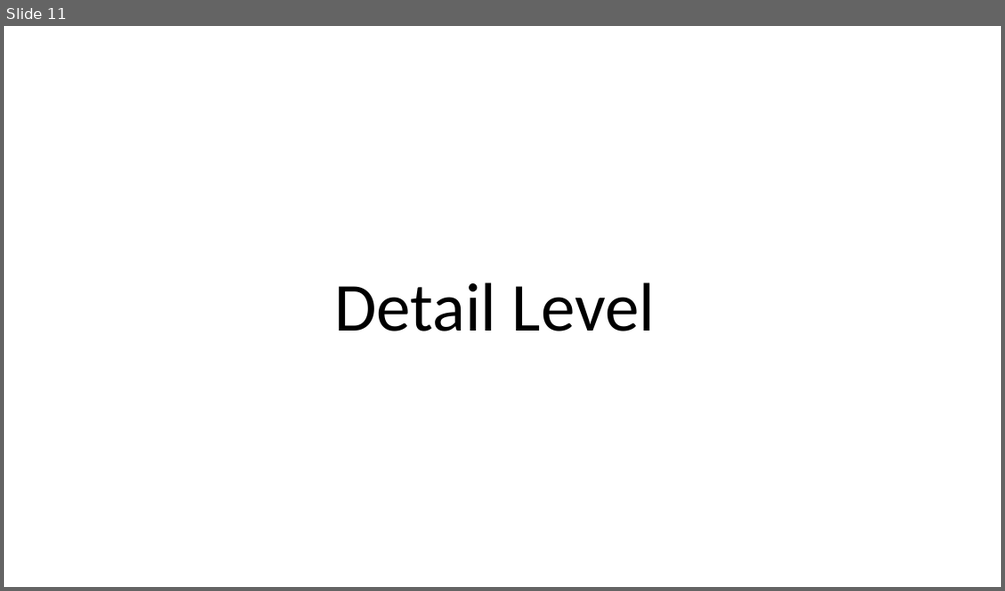
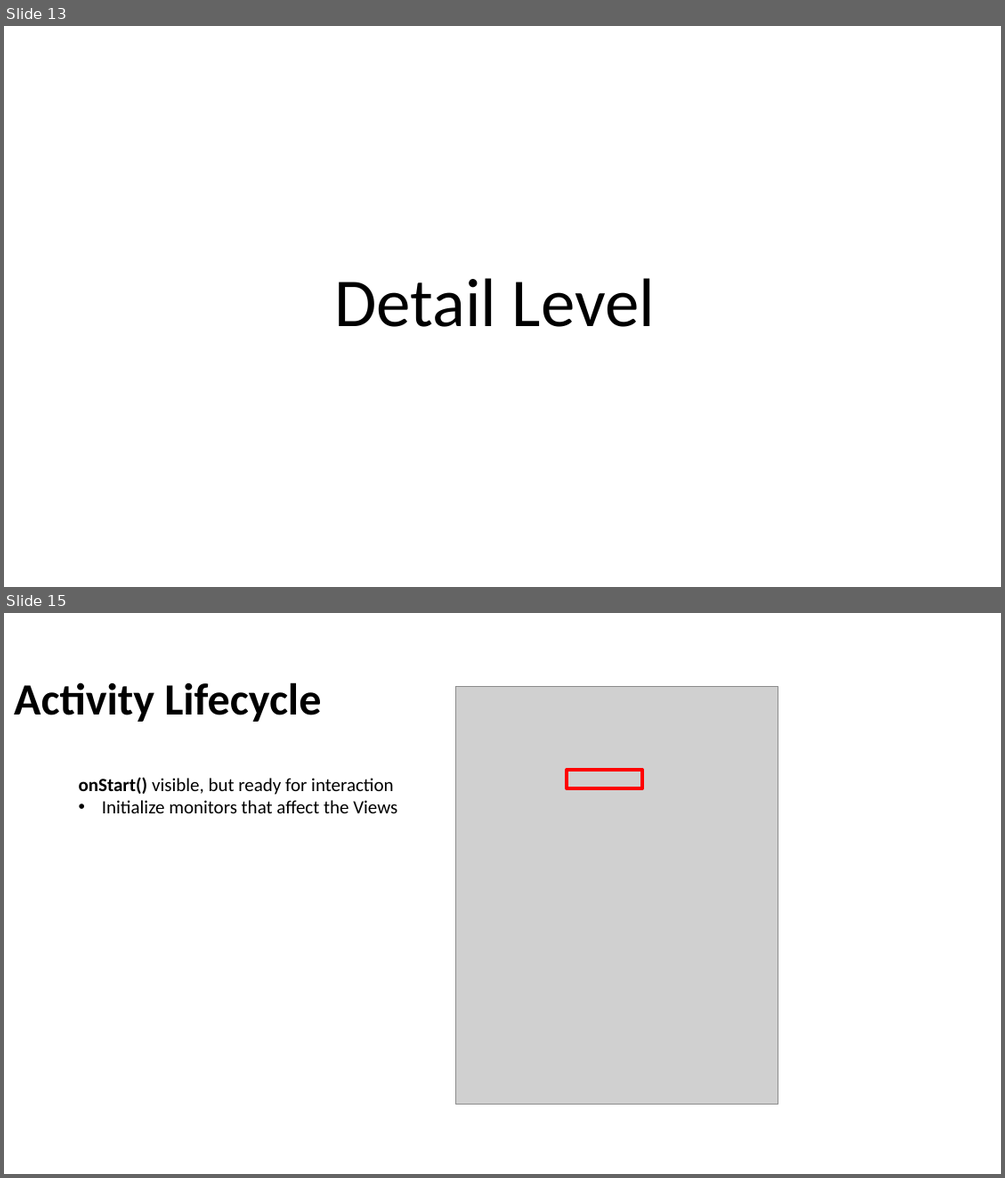
Before and after one commit to Batch-xx/Android-Lunch-Learn, a slide deck: slides/Android Studio_Activities_Fragments.pptx. Shown one above the other, each under a label of ours: slide 11 before the commit, slides 13 and 15 after it; the slides between them are not shown. The pictures are 1005x591 and 1005x1178 pixels, drawn with LibreOffice and Linux fonts; fonts in the diff are those of the drawing; grey boxes stand for pictures; background and template pictures are left out. Boxes give left, top, right and bottom in pixels: in the first picture for what was removed or moved away, otherwise in the second. Text is boxed around its words. In the diff, an @@ line names an element or a change of style, - is before the commit and + after.

Commit message:
Added activity lifecycle and template

```diff
--- a/slides/Android Studio_Activities_Fragments.pptx
+++ b/slides/Android Studio_Activities_Fragments.pptx
@@ slide 15 added at box(4, 613, 1001, 1174), background picture (left out) @@
@@ title added at box(14, 682, 321, 722), 43 pt, text #000000, bold @@
+Activity Lifecycle
@@ picture added at box(455, 687, 778, 1103) @@
@@ rectangle added at box(567, 770, 643, 788), outline #FF0000 3 pt @@
@@ text added at box(79, 777, 397, 813), 18 pt, text #000000 @@
+onStart() visible, but ready for interaction
+• Initialize monitors that affect the Views
@@ what was slide 11 is now slide 13 @@
@@ slide 13 changed as well @@
@@ text "Detail Level" at box(334, 278, 655, 327): line spacing 0.9 to 1; more space between paragraphs @@
```
Also in this commit, not shown: 11 other slides changed, 9 other slides added, 1 slide removed, 2 other files.
